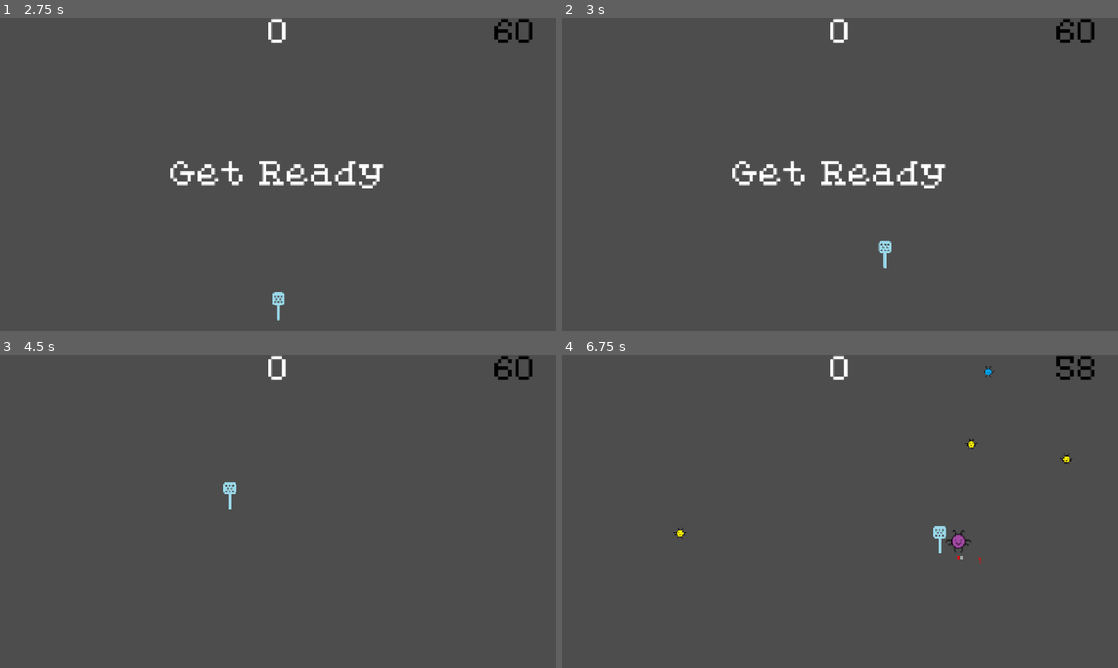
Above: before the commit, frames 1-4 (two rows, left to right).
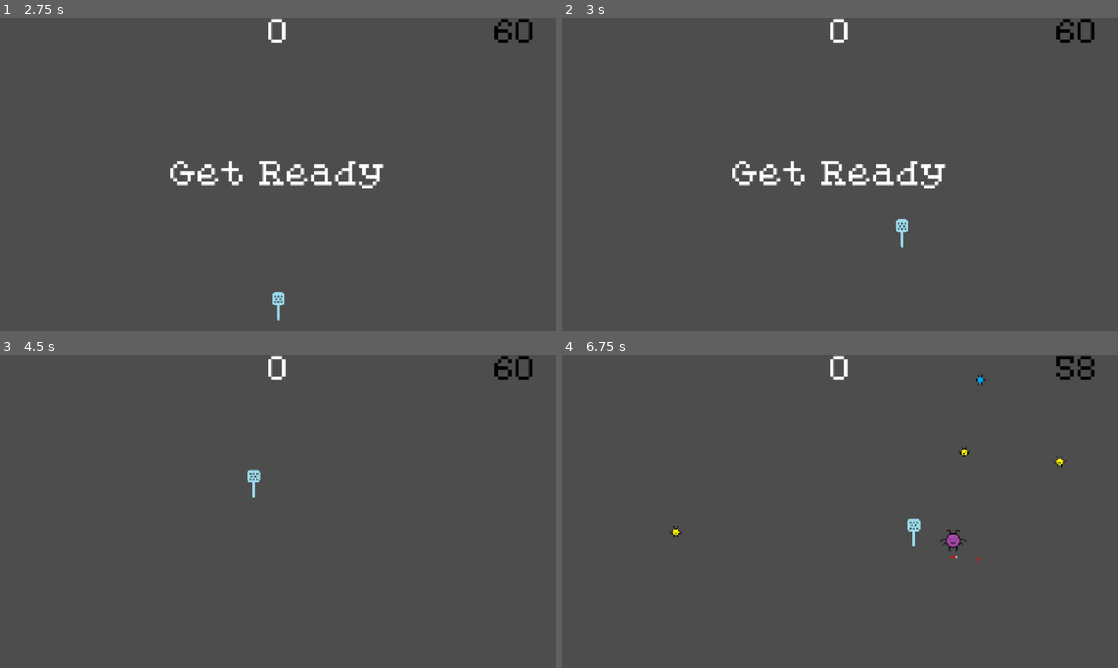
Above: after the commit, the same moments.

Repository: Evenwood/godotgamejame84
Game: Godot game, scene res://gui/title.tscn
Two runs of this game, one before a commit and one after it. Both use one fixed random seed, a clock stepped at 60 frames per second and the inputs below.
Inputs (mouse positions are in pixels of both pictures, inside the frame that each line leads up to):
- Up to frame 1 (2.75 s): click "Start" at 0.5 s; click "Skip" at 1.25 s; click "Start" at 2 s
- Up to frame 2 (3 s): tap Enter at 2.75 s; move the mouse to (962, 158) at 2.77 s; click (962, 158) at 2.85 s
- Up to frame 3 (4.5 s): tap Space at 3.5 s; move the mouse to (166, 527) at 3.52 s; right-click (166, 527) at 3.6 s; click (166, 527) at 3.8 s; tap Enter at 4.25 s; move the mouse to (333, 442) at 4.27 s; click (333, 442) at 4.35 s
- Up to frame 4 (6.75 s): move the mouse to (812, 574) at 5.02 s; click (812, 574) at 5.1 s; move the mouse to (1006, 558) at 5.77 s; right-click (1006, 558) at 5.85 s; click (1006, 558) at 6.05 s; move the mouse to (673, 464) at 6.52 s; click (673, 464) at 6.6 s

Frame 1 is identical in both runs. In frame 2, 0.2% of the frame differs, in the area x 56-63%, y 64-80%; in frame 3, 0.2%; in frame 4, 0.7%, in the area x 19-92%, y 3-67%.

Commit message:
Overhaul of swat system
- Switched to using lerp instead of acceleration for the swat (prevents overshooting)
- Modified the collision handling
- A swat now hits multiple critters
- You cannot swat the point you are at, you have to move a little then swat

Diff:
--- a/gamejam84/Main.tscn
+++ b/gamejam84/Main.tscn
@@ -15,9 +15,9 @@
 
 [sub_resource type="Curve2D" id="Curve2D_glv2v"]
 _data = {
-"points": PackedVector2Array(0, 0, 0, 0, -1, -1, 0, 0, 0, 0, 1148, 0, 0, 0, 0, 0, 1151, 646, 0, 0, 0, 0, -1, 646, 0, 0, 0, 0, -1, -1)
+"points": PackedVector2Array(0, 0, 0, 0, 2.07061, 16.4311, 0, 0, 0, 0, 1134.72, 16.4311, 0, 0, 0, 0, 1135.74, 634.721, 0, 0, 0, 0, -1, 646, 0, 0, 0, 0, -2, 322, 0, 0, 0, 0, 1.05296, 15.4057)
 }
-point_count = 5
+point_count = 6
 
 [sub_resource type="SpriteFrames" id="SpriteFrames_3dxm6"]
 animations = [{
@@ -56,11 +56,12 @@
 position = Vector2(571, 457)
 
 [node name="MobPath" type="Path2D" parent="."]
+position = Vector2(19.9653, -0.0247295)
+scale = Vector2(0.982654, 0.97527)
 curve = SubResource("Curve2D_glv2v")
 
 [node name="MobSpawnLocation" type="PathFollow2D" parent="MobPath"]
-position = Vector2(-1, -1)
-rotation = 0.000870322
+position = Vector2(2.07061, 16.4311)
 
 [node name="HUD" parent="." instance=ExtResource("4_cm0pq")]
 
--- a/gamejam84/player/player_movement.gd
+++ b/gamejam84/player/player_movement.gd
@@ -112,9 +112,17 @@
 		return
 
 	#Recalculate direction every frame toward the target
-	var current_direction = (target_position - player.global_position).normalized()
-	var acceleration_vector = current_direction * swat_acceleration * delta
-	player.velocity += acceleration_vector
+	#var current_direction = (target_position - player.global_position).normalized()
+	#var acceleration_vector = current_direction * swat_acceleration * delta
+	#player.velocity += acceleration_vector
+
+		# Calculate desired velocity toward target
+	var direction_to_target = (target_position - player.global_position).normalized()
+	var desired_velocity = direction_to_target * max_swat_speed
+
+	# Lerp toward desired velocity instead of adding acceleration
+	var lerp_speed = 15.0  # Adjust this to control how quickly it reaches max speed
+	player.velocity = player.velocity.lerp(desired_velocity, lerp_speed * delta)
 
 	#var acceleration_vector = swat_direction * swat_acceleration * delta
 	#player.velocity += acceleration_vector
--- a/gamejam84/power_up_spawner.gd
+++ b/gamejam84/power_up_spawner.gd
@@ -4,7 +4,7 @@
 @export var size_powerup_scene: PackedScene
 @export var spawn_interval: float = Core.POWER_UP_SPAWN_RATE
 @export var max_powerups: int = Core.MAX_POWER_UPS
-
+@export var margin: float = 50
 var spawn_timer: Timer
 
 var powerup_types = ["size_boost", "freeze", "smoke_bomb"]
@@ -57,8 +57,8 @@
 	# Random position on screen
 	var viewport_size = get_viewport().get_visible_rect().size
 	powerup.global_position = Vector2(
-		randf() * viewport_size.x,
-		randf() * viewport_size.y
+		randf_range(margin, viewport_size.x - margin),
+		randf_range(margin, viewport_size.y - margin)
 	)
 
 	# Connect to player
